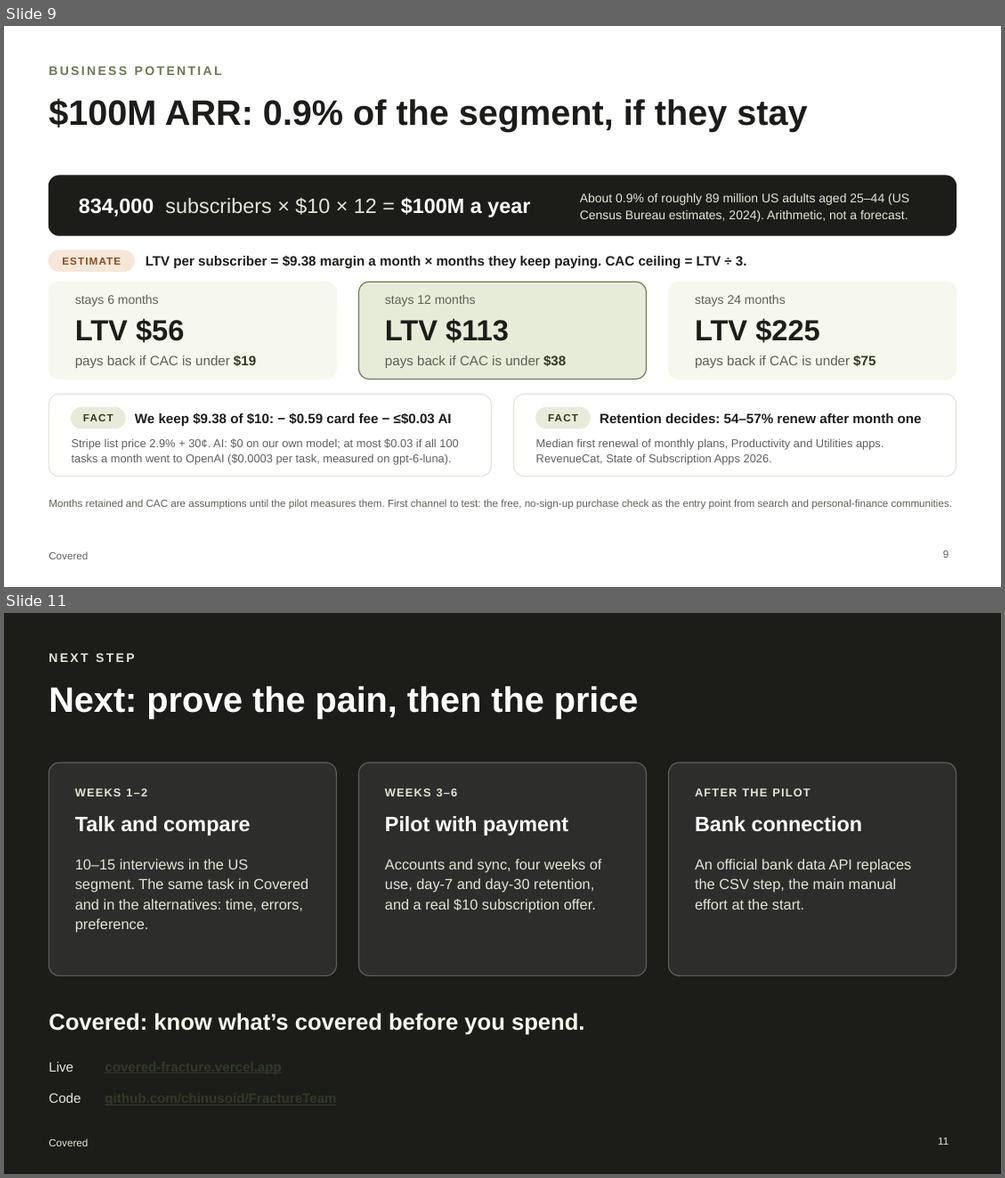
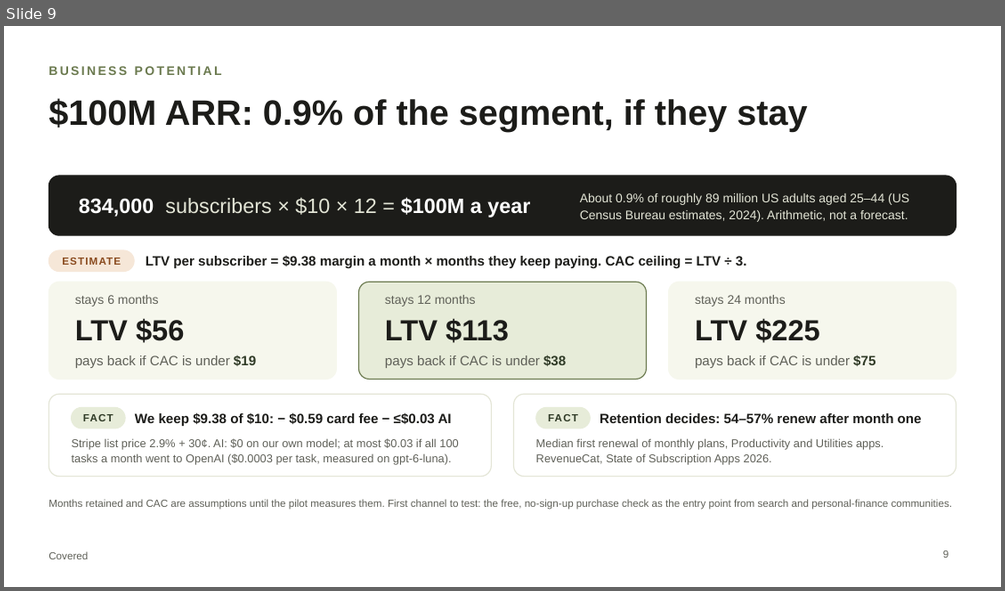
Before and after one commit to chinusoid/FractureTeam, a slide deck: pitch/covered-pitch.pptx. Shown one above the other, each under a label of ours: slides 9 and 11 before the commit, slide 9 after it; the slides between them are not shown. The pictures are 1005x1178 and 1005x591 pixels, drawn with LibreOffice and Linux fonts; fonts in the diff are those of the drawing. Boxes give left, top, right and bottom in pixels: in the first picture for what was removed or moved away, otherwise in the second. Text is boxed around its words. In the diff, an @@ line names an element or a change of style, - is before the commit and + after.

```diff
--- a/pitch/covered-pitch.pptx
+++ b/pitch/covered-pitch.pptx
@@ slide 11 removed at (4, 613, 1001, 1174), background #1C1C19 @@
@@ text removed at (48, 653, 135, 662) @@
-NEXT STEP
@@ title removed at (48, 686, 639, 719) @@
-Next: prove the pain, then the price
@@ rounded rectangle removed at (48, 763, 336, 976) @@
@@ rounded rectangle removed at (358, 763, 646, 976) @@
@@ rounded rectangle removed at (669, 763, 956, 976) @@
@@ text removed at (75, 788, 147, 796) @@
-WEEKS 1–2
@@ text removed at (385, 788, 458, 796) @@
-WEEKS 3–6
@@ text removed at (695, 788, 809, 796) @@
-AFTER THE PILOT
@@ text removed at (75, 816, 250, 835) @@
-Talk and compare
@@ text removed at (385, 816, 568, 835) @@
-Pilot with payment
@@ text removed at (695, 816, 862, 832) @@
-Bank connection
@@ text removed at (75, 859, 308, 933) @@
-10–15 interviews in the US segment. The same task in Covered and in the alternatives: time, errors, preference.
@@ text removed at (385, 859, 602, 912) @@
-Accounts and sync, four weeks of use, day-7 and day-30 retention, and a real $10 subscription offer.
@@ text removed at (695, 859, 912, 909) @@
-An official bank data API replaces the CSV step, the main manual effort at the start.
@@ text removed at (48, 1013, 584, 1035) @@
-Covered: know what’s covered before you spend.
@@ text removed at (48, 1062, 73, 1071) @@
-Live
@@ text removed at (48, 1093, 81, 1103) @@
-Code
@@ text removed at (48, 1138, 88, 1146) @@
-Covered
@@ page number removed at (938, 1137, 948, 1144) @@
-11
```
Also in this commit, not shown: 1 slide changed, 2 other files.
